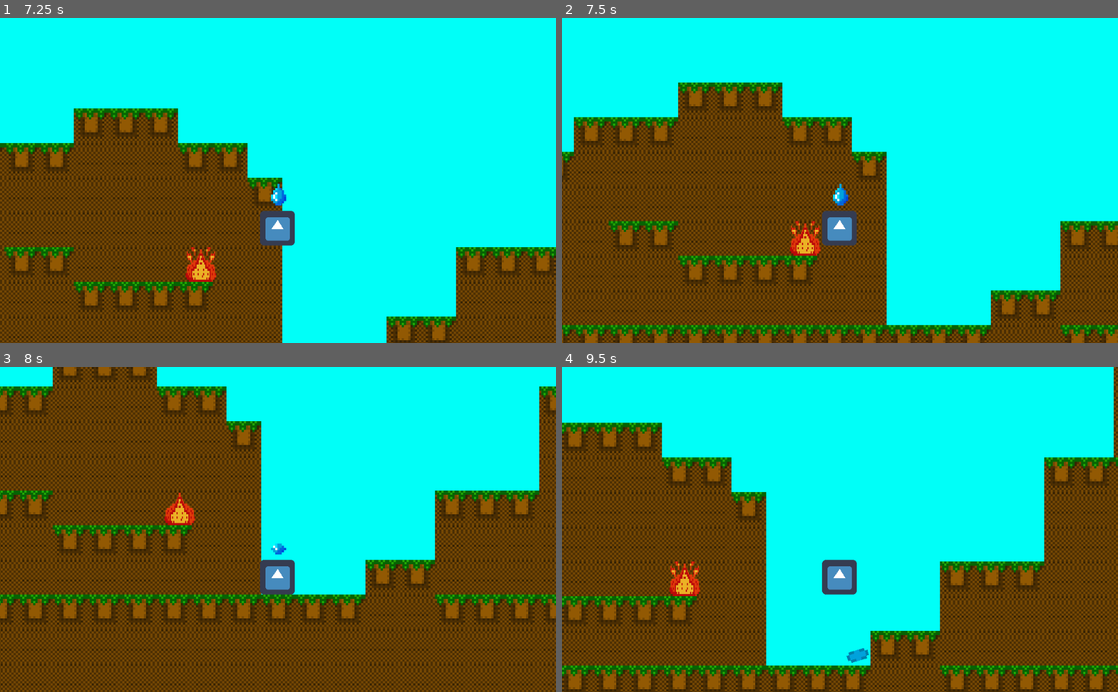
Above: before the commit, frames 1-4 (two rows, left to right).
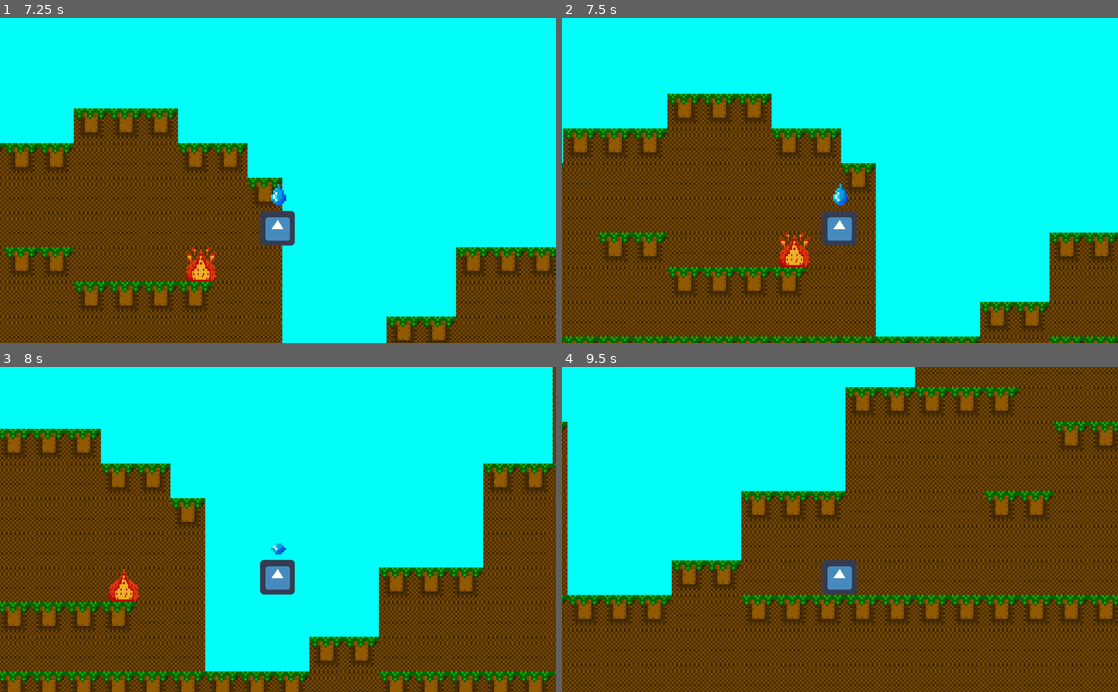
Above: after the commit, the same moments.

Repository: iloveusername/CodeOrCreateNerdsGame
Game: Godot game, scene res://Scenes/Test Scene.tscn
Same seed, same stepped clock (60 frames per second), same inputs: the game is played once before the commit and once after it. The engine's default icon, where the game draws it, is replaced by a stand-in: a white triangle on a blue panel in a dark square.
Inputs (mouse positions are in pixels of both pictures, inside the frame that each line leads up to):
- Up to frame 1 (7.25 s): move the mouse to (400, 164) at 0.52 s; press the mouse at (400, 164) at 0.53 s; hold Right (ui_right) 0.53-2.03 s; tap Space (ui_select) at 0.77, 1.52, 3.02, 3.77, 4.52, 6.02, 6.77 s; move the mouse to (166, 196) at 1.27 s; release the mouse at (166, 196) at 1.28 s; click (166, 196) at 1.35 s; move the mouse to (333, 109) at 2.02 s; press the mouse at (333, 109) at 2.03 s; hold Left (ui_left) 2.03-2.78 s; move the mouse to (250, 245) at 2.77 s; release the mouse at (250, 245) at 2.78 s; hold Right (ui_right) 2.78-4.28 s; click (250, 245) at 2.85 s; move the mouse to (444, 229) at 3.52 s; press the mouse at (444, 229) at 3.53 s; move the mouse to (111, 131) at 4.27 s; release the mouse at (111, 131) at 4.28 s; hold Left (ui_left) 4.28-5.03 s; click (111, 131) at 4.35 s; move the mouse to (305, 180) at 5.02 s; press the mouse at (305, 180) at 5.03 s; hold Right (ui_right) 5.03-5.78 s; move the mouse to (194, 99) at 5.77 s; release the mouse at (194, 99) at 5.78 s; hold Left (ui_left) from 5.78 s (still down); click (194, 99) at 5.85 s; move the mouse to (400, 164) at 6.52 s; press the mouse at (400, 164) at 6.53 s
- Up to frame 2 (7.5 s): move the mouse to (728, 196) at 7.27 s; release Left (ui_left) at 7.28 s; release the mouse at (728, 196) at 7.28 s; hold Right (ui_right) from 7.28 s (still down); click (728, 196) at 7.35 s
- Up to frame 3 (8 s): keep holding Right (ui_right); tap Space (ui_select) at 7.52 s
- Up to frame 4 (9.5 s): keep holding Right (ui_right); move the mouse to (895, 458) at 8.02 s; press the mouse at (895, 458) at 8.03 s; move the mouse to (812, 594) at 8.77 s; release the mouse at (812, 594) at 8.78 s; click (812, 594) at 8.85 s; tap Space (ui_select) at 9.02 s

Frame 1 is identical in both runs. In frame 2, 28% of the frame differs, in the area x 0-100%, y 19-100%; in frame 3, 51%; in frame 4, 69%, in the area x 0-100%, y 0-100%.

Commit message:
Player Now Gets Knocked Back When Taking Damage, And Can Die

Diff:
--- a/Scripts/Player.gd
+++ b/Scripts/Player.gd
@@ -7,6 +7,7 @@
 const GRAVITY = 11
 const JUMP_FORCE = 300
 const XKICKBACK = 500
+const ENEMYKICKBACK = 500
 
 var motion = Vector2.ZERO
 var maxSpeed = 200
@@ -19,6 +20,7 @@
 var shootRefresh = 100
 var charge = 0
 var healthCount = 100
+var healthTake
 onready var waterAnim = $WaterDropAnim
 
 func _physics_process(delta):
@@ -94,10 +96,13 @@
 	if healthCount < 0:
 		queue_free()
 
+
+
 	shootRefresh = clamp(shootRefresh, 0, 100)
 	charge = clamp(charge, 0, 100)
 
 	motion = move_and_slide(motion, Vector2.UP)
+	print(healthCount)
 
 #Bullet Stuff
 func shoot():
@@ -107,7 +112,11 @@
 	get_tree().get_root().call_deferred("add_child",bulletInstance)
 
 
+func _on_Area2D_body_entered(body):
+	if "EnemyFire" in body.name:
+		healthCount = healthCount-10
+		hit_knockback()
 
-
-func _on_Area2D_body_entered(body):
-	pass # Replace with function body.
+func hit_knockback():
+	motion.x = ENEMYKICKBACK
+	motion.y = -ENEMYKICKBACK/3
Binary file removed: Textures/dead fire tree.png
Not shown, removed: Textures/dead fire tree.png.import
